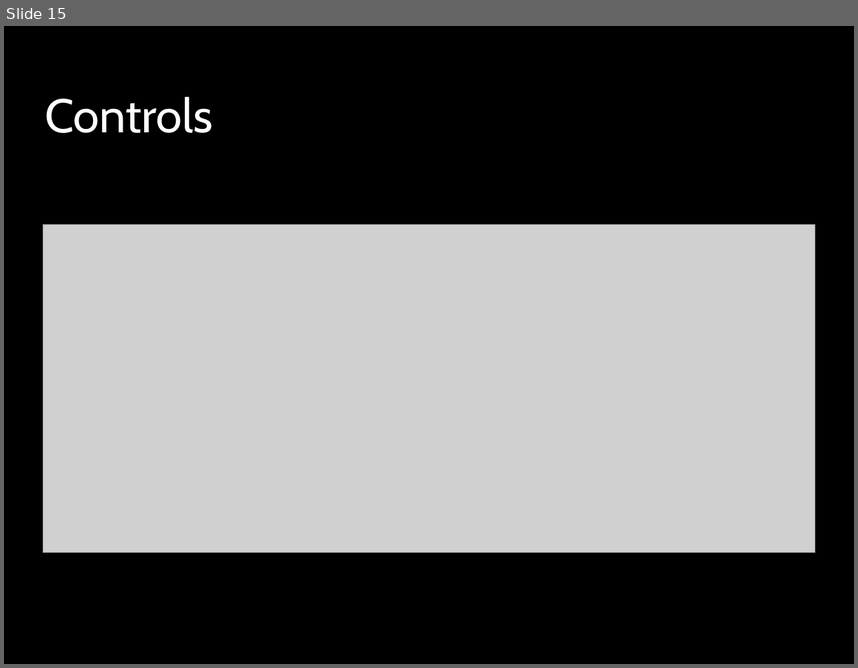
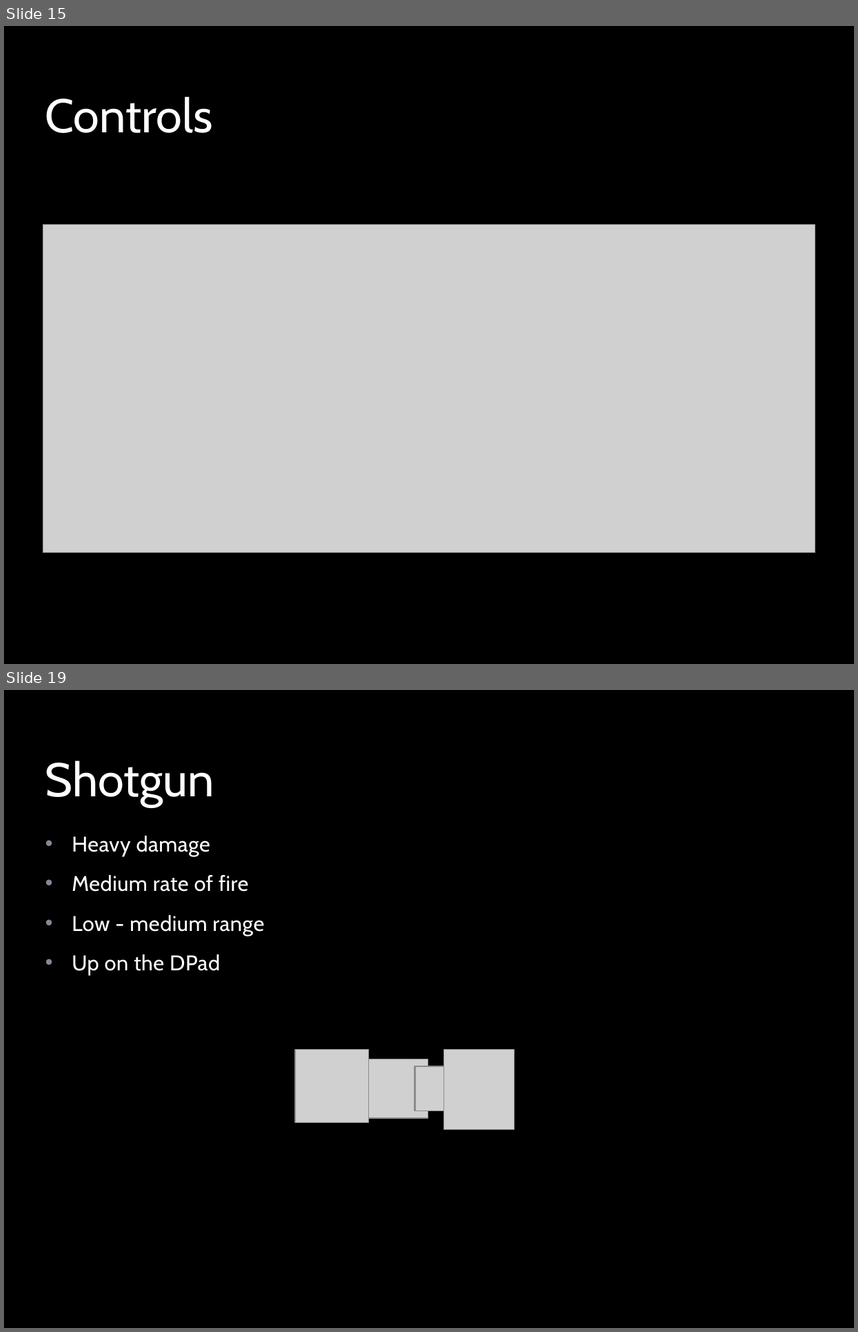
Before and after one commit to peterhoang/Super-Duper-Game, a slide deck: The Super-Awesome Game Deck.pptx. Shown one above the other, each under a label of ours: slide 15 before the commit, slides 15 and 19 after it; the slides between them are not shown. The pictures are 858x668 and 858x1332 pixels, drawn with LibreOffice and Linux fonts; fonts in the diff are those of the drawing; grey boxes stand for pictures; background and template pictures are left out. Boxes give left, top, right and bottom in pixels: in the first picture for what was removed or moved away, otherwise in the second. Text is boxed around its words. In the diff, an @@ line names an element or a change of style, - is before the commit and + after.

```diff
--- a/The Super-Awesome Game Deck.pptx
+++ b/The Super-Awesome Game Deck.pptx
@@ slide 19 added at (4,690,854,1328), background picture (left out); not listed: 1 template element that a slide beside it also shows @@
@@ title added at (45,760,214,807), 40 pt, text #FFFFFF @@
+Shotgun
@@ text added at (72,836,264,975), 18 pt, text #FFFFFF @@
+• Heavy damage
+• Medium rate of fire
+• Low - medium range
+• Up on the DPad
@@ picture added at (296,1049,370,1123) @@
@@ picture added at (369,1059,428,1118) @@
@@ picture added at (444,1049,514,1129) @@
@@ picture added at (415,1066,441,1110) @@
@@ picture added at (415,1066,446,1110) @@
```
Also in this commit, not shown: 1 slide changed, 10 other slides added.
